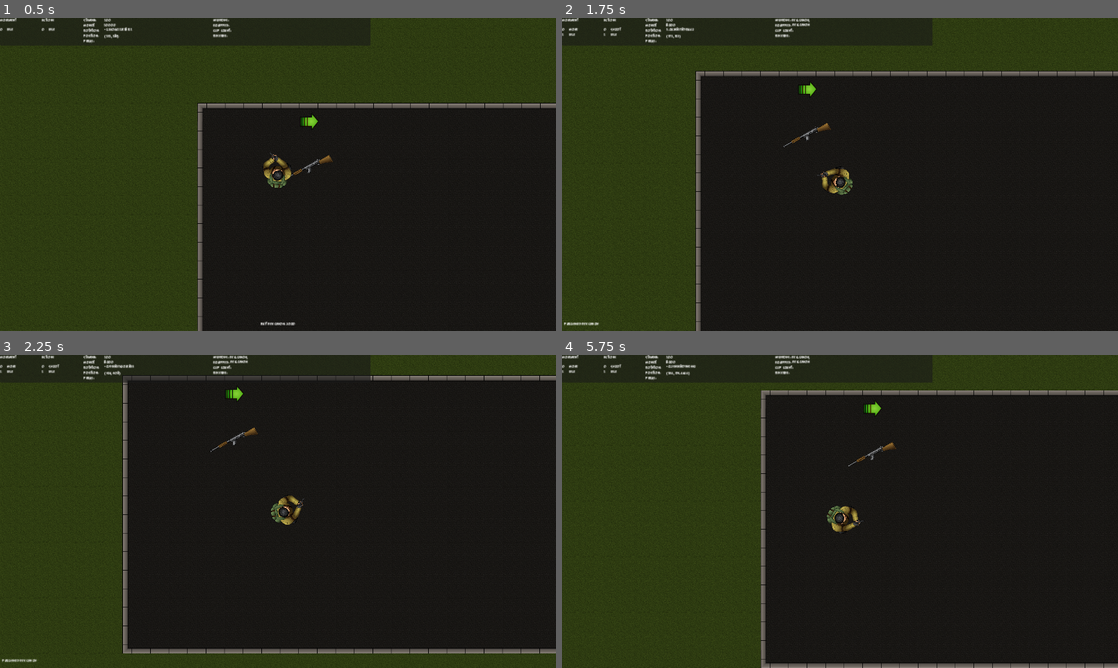
Above: before the commit, frames 1-4 (two rows, left to right).
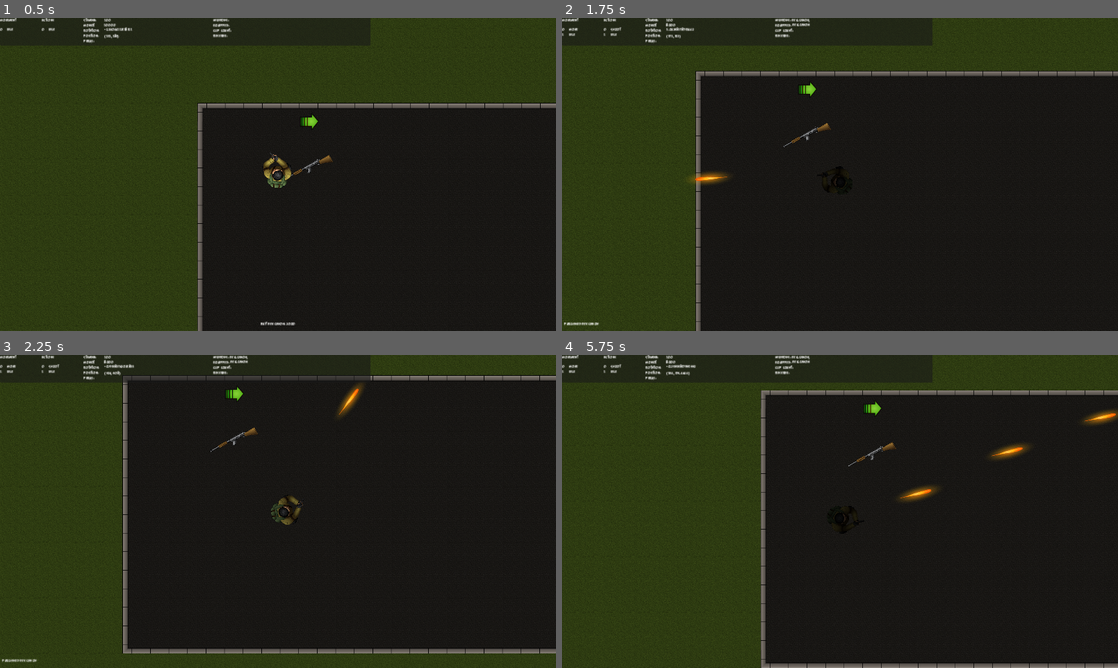
Above: after the commit, the same moments.

Repository: seffa1/ZombieGameRefactor
Game: Godot game, scene res://Main/Game.tscn
Two runs of this game, one before a commit and one after it. Both use one fixed random seed, a clock stepped at 60 frames per second and the inputs below.
Inputs (mouse positions are in pixels of both pictures, inside the frame that each line leads up to):
- Up to frame 1 (0.5 s): no input
- Up to frame 2 (1.75 s): move the mouse to (962, 158) at 0.52 s; press the mouse at (962, 158) at 0.53 s; hold D (move_right) 0.53-1.28 s; move the mouse to (728, 190) at 1.27 s; release the mouse at (728, 190) at 1.28 s; hold S (move_down) from 1.28 s (still down); tap F (interact) at 1.35 s; click (728, 190) at 1.55 s
- Up to frame 3 (2.25 s): move the mouse to (333, 442) at 2.02 s; release S (move_down) at 2.03 s; press the mouse at (333, 442) at 2.03 s; hold D (move_right) from 2.03 s (still down)
- Up to frame 4 (5.75 s): move the mouse to (812, 574) at 2.77 s; release D (move_right) at 2.78 s; release the mouse at (812, 574) at 2.78 s; hold W (move_up) 2.78-3.53 s; tap Shift (sprint) at 2.85 s; click (812, 574) at 3.05 s; move the mouse to (1006, 558) at 3.52 s; press the mouse at (1006, 558) at 3.53 s; hold A (move_left) 3.53-5.03 s; move the mouse to (673, 464) at 4.27 s; release the mouse at (673, 464) at 4.28 s; tap F (interact) at 4.35 s; click (673, 464) at 4.55 s; move the mouse to (867, 511) at 5.02 s; press the mouse at (867, 511) at 5.03 s; hold S (move_down) from 5.03 s (still down)

Frame 1 is identical in both runs. In frame 2, 0.5% of the frame differs, in the area x 22-53%, y 47-57%; in frame 3, 0.5%; in frame 4, 0.9%, in the area x 47-100%, y 17-58%.
Error before the commit: Assertion failed: You tried to get equipped a gun when you dont have any. (res://Player/weapon_container.gd:96)

Commit message:
fixed bug

Diff:
--- a/Player/states/actions/shoot.gd
+++ b/Player/states/actions/shoot.gd
@@ -8,6 +8,10 @@
 func enter():
 	print("Entering shoot state")
 	# Get the gun and its fire type, the type determines how we exit the state
+	if !weapon_container.has_a_gun():
+		print("YOU AINT GOT NO GUN")
+		emit_signal("finished", "previous")
+		return
 	weapon_object = weapon_container.get_equipped_gun()
 	fire_type = weapon_object.fire_type
 
@@ -28,6 +32,7 @@
 	# we have to make sure the fire rate is shorter than the animation
 	assert(owner.animation_player.get_animation(animation_name).length > weapon_object.fire_rate, "Gun fire rate is faster than the shoot animation!")
 	print("Playing animation: " + animation_name)
+	owner.animation_player.stop()
 	owner.animation_player.play(animation_name)
 
 func _on_shoot_animation_finished():
--- a/Player/weapon_container.gd
+++ b/Player/weapon_container.gd
@@ -44,7 +44,7 @@
 var modifiers: Array[String] = []
 
 func add_weapon(weapon_name: String):
-	assert(Globals.GUN_INDEX.keys().find(weapon_name) != -1, "You are adding a weapon name that isnt in the global GUN_INDEX.: " + str(weapon_name))
+	assert(Globals.GUN_INDEX.keys().find(weapon_name) != -1, "You are adding a weapon name that isnt in the global GUN_INDEX list.")
 
 	# The weapon buys check if we already have the same weapon before it gives it to the player.
 	# So we should never have two of the same gun.
